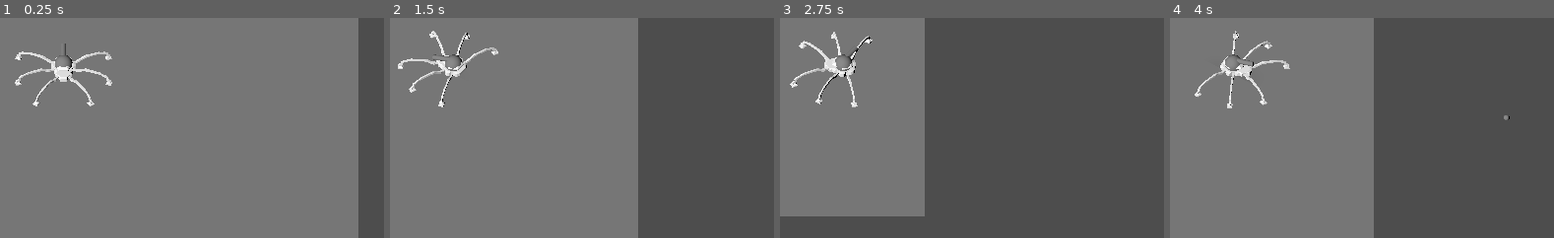
Above: before the commit, frames 1-4 (left to right).
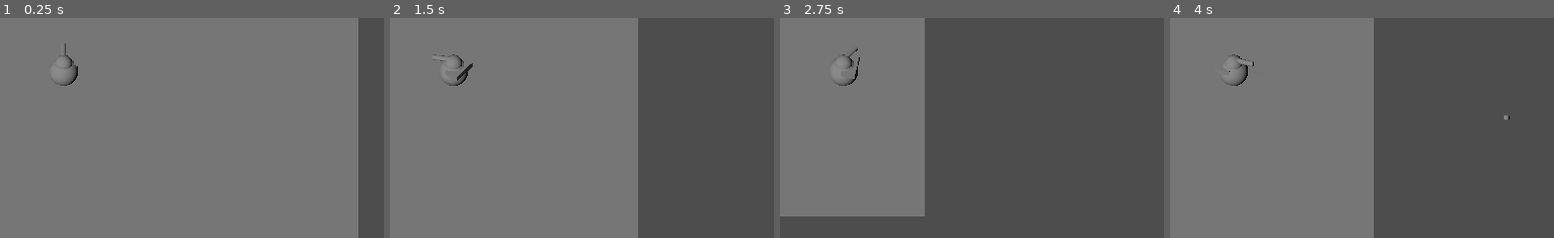
Above: after the commit, the same moments.

Repository: runeteamop/Teamop-Godot-Game
Game: Godot game, scene res://test scenes/runes test.tscn
The game is run twice, just before and just after one commit, with the same random seed, the same clock (stepped at 60 frames per second) and the same inputs. The project has no main scene, so this scene is started directly.
Inputs (mouse positions are % of the whole screen's width and height, from its top left):
- Up to frame 1 (0.25 s): no input
- Up to frame 2 (1.5 s): tap Enter (ui_accept) at 0.5, 0.77 s; move the mouse to (74, 45) at 0.52 s; hold D (Right) 0.53-1.28 s; click (74, 45) at 0.6 s; move the mouse to (31, 55) at 1.27 s; hold S (Down) from 1.28 s (still down); click (31, 55) at 1.35 s
- Up to frame 3 (2.75 s): tap Enter (ui_accept) at 1.52 s; move the mouse to (61, 28) at 2.02 s; release S (Down) at 2.03 s; hold D (Right) from 2.03 s (still down); click (61, 28) at 2.1 s
- Up to frame 4 (4 s): move the mouse to (46, 70) at 2.77 s; release D (Right) at 2.78 s; hold W (Up) 2.78-3.53 s; click (46, 70) at 2.85 s; tap Enter (ui_accept) at 3.02, 3.77 s; move the mouse to (82, 65) at 3.52 s; hold A (Left) from 3.53 s (still down); click (82, 65) at 3.6 s
The pictures show only the part of the screen within x 43-93%, y 41-91%; the shares and areas given below are measured in that part.

The runs differ from the first frame. In frame 1, 1.2% of the frame differs, in the area x 3-30%, y 15-41%; in frame 2, 1.2%; in frame 3, 1.1%; in frame 4, 1.0%.

Commit message:
made the player basic

Diff:
--- a/team-op-game/scenes/player.tscn
+++ b/team-op-game/scenes/player.tscn
@@ -1,11 +1,14 @@
 [gd_scene format=3 uid="uid://cqtiesahm64pj"]
 
 [ext_resource type="Script" uid="uid://bxe0lmmtjmbv5" path="res://scenes/player.gd" id="1_g2els"]
-[ext_resource type="PackedScene" uid="uid://bd0jskcl643ek" path="res://textures/spidertank_0.0.2.glb" id="2_dqkch"]
 [ext_resource type="PackedScene" uid="uid://do2r14ve4hl7y" path="res://scenes/camera.tscn" id="2_qhqgy"]
 [ext_resource type="PackedScene" uid="uid://cnh2cpb2r350u" path="res://scenes/turret.tscn" id="3_qhqgy"]
 
 [sub_resource type="BoxShape3D" id="BoxShape3D_dqkch"]
+
+[sub_resource type="SphereMesh" id="SphereMesh_qhqgy"]
+
+[sub_resource type="BoxMesh" id="BoxMesh_dqkch"]
 
 [node name="Player" type="CharacterBody3D" unique_id=982876763]
 script = ExtResource("1_g2els")
@@ -13,12 +16,16 @@
 [node name="CollisionShape3D" type="CollisionShape3D" parent="." unique_id=956873532]
 shape = SubResource("BoxShape3D_dqkch")
 
-[node name="Body" parent="." unique_id=420794276 instance=ExtResource("2_dqkch")]
-transform = Transform3D(0.2, 0, 0, 0, 0.2, 0, 0, 0, 0.2, 0, 0, 0)
-
 [node name="Turret" parent="." unique_id=376836790 instance=ExtResource("3_qhqgy")]
 
 [node name="Camera" parent="." unique_id=1261762055 instance=ExtResource("2_qhqgy")]
 transform = Transform3D(1, 0, 0, 0, 0.693867, 0.72010314, 0, -0.72010314, 0.693867, 0, 6.294541, 5.481188)
 projection = 1
 size = 15.0
+
+[node name="Body" type="MeshInstance3D" parent="." unique_id=1752458292]
+mesh = SubResource("SphereMesh_qhqgy")
+
+[node name="MeshInstance3D" type="MeshInstance3D" parent="Body" unique_id=1481500639]
+transform = Transform3D(0.9, 0, 0, 0, 0.2, 0, 0, 0, 0.5, 0, 0.24928802, -0.22423303)
+mesh = SubResource("BoxMesh_dqkch")
Binary file removed: team-op-game/textures/spidertank_0.0.2.glb
Not shown, removed: team-op-game/textures/spidertank_0.0.2.glb.import
